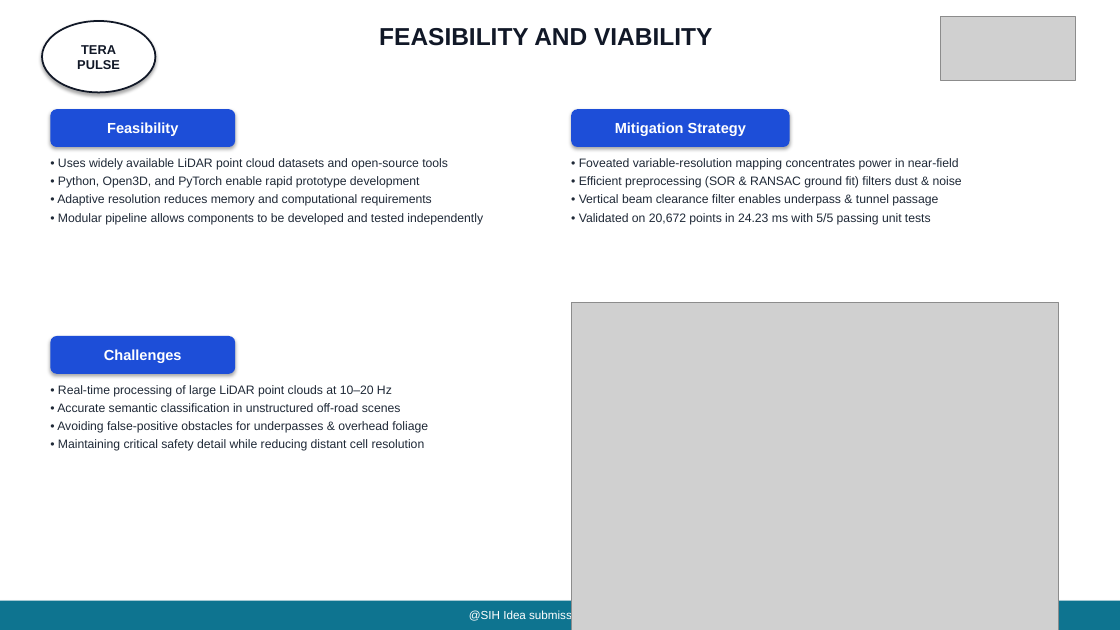
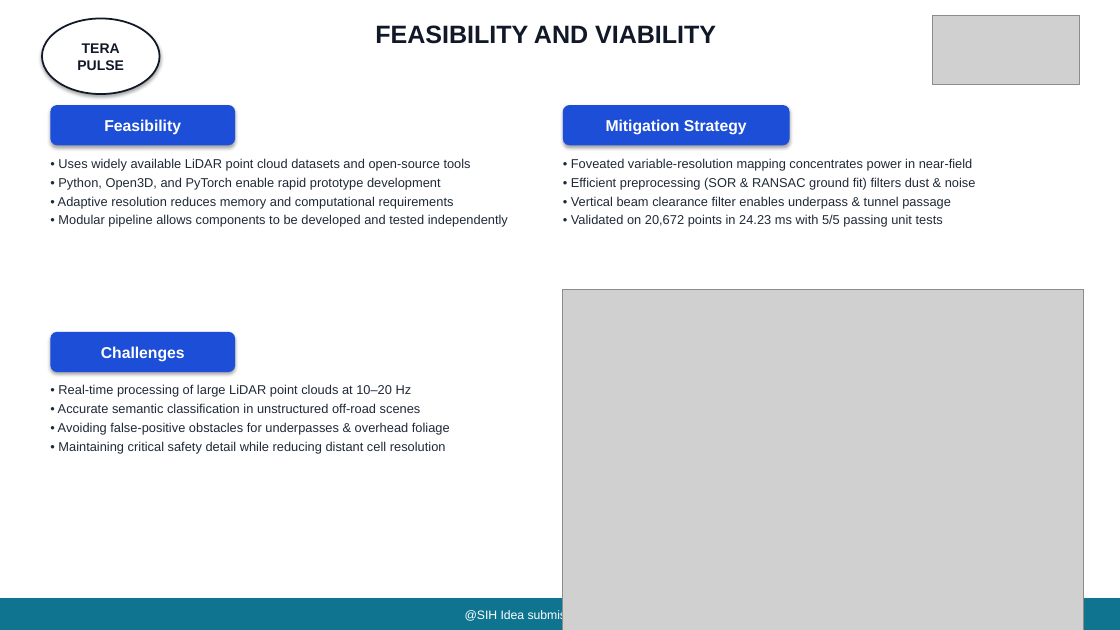
Before and after one commit to AbhayVerma628/SIh26053_Lidar, a slide deck: slide 4 of docs/SIH26053_TeraPulse_Official_Presentation.pptx. Drawn at 1120x630 pixels with LibreOffice and Linux fonts; fonts in the diff are those of the drawing; grey boxes stand for pictures. Boxes give left, top, right and bottom in pixels: in the first picture for what was removed or moved away, otherwise in the second. Text is boxed around its words. In the diff, an @@ line names an element or a change of style, - is before the commit and + after.

Commit message:
style: increase font sizes and enlarge images across all 6 slides

```diff
--- a/docs/SIH26053_TeraPulse_Official_Presentation.pptx
+++ b/docs/SIH26053_TeraPulse_Official_Presentation.pptx
@@ ellipse "TERA PULSE": place and size @@
-ellipse "TERA PULSE" at [42, 21, 155, 92]
+ellipse "TERA PULSE" at [42, 18, 160, 94]
@@ ellipse "TERA PULSE" at [42, 18, 160, 94]: size 11 to 12 pt @@
@@ text "FEASIBILITY AND VIABILITY" at [375, 25, 716, 44]: size 21 to 21.5 pt @@
@@ picture: place and size @@
-picture at [941, 17, 1075, 81]
+picture at [933, 15, 1080, 85]
@@ rounded rectangle "Feasibility": place and size @@
-rounded rectangle "Feasibility" at [50, 109, 235, 147]
+rounded rectangle "Feasibility" at [50, 105, 235, 145]
@@ size 12.5 to 13.5 pt in 3 elements at [50, 105, 235, 145], [50, 332, 235, 372], [563, 105, 790, 145] @@
@@ rounded rectangle "Mitigation Strategy": place and size @@
-rounded rectangle "Mitigation Strategy" at [571, 109, 790, 147]
+rounded rectangle "Mitigation Strategy" at [563, 105, 790, 145]
@@ size 10.5 to 11 pt in 3 elements at [58, 158, 508, 227], [58, 384, 450, 454], [571, 158, 976, 227] @@
@@ text "• Foveated variable-resolution mapping concentrates ...": place and size @@
-text "• Foveated variable-resolution mapping concentrates ..." at [579, 158, 962, 225]
+text "• Foveated variable-resolution mapping concentrates ..." at [571, 158, 976, 227]
@@ picture: place and size @@
-picture at [571, 302, 1059, 630]
+picture at [563, 290, 1084, 630]
@@ rounded rectangle "Challenges": place and size @@
-rounded rectangle "Challenges" at [50, 336, 235, 374]
+rounded rectangle "Challenges" at [50, 332, 235, 372]
@@ rectangle "@SIH Idea submission- Template 4" at [0, 598, 1120, 630]: size 10 to 10.5 pt @@
```
Also in this commit, not shown: 5 other slides changed, 2 other files.
